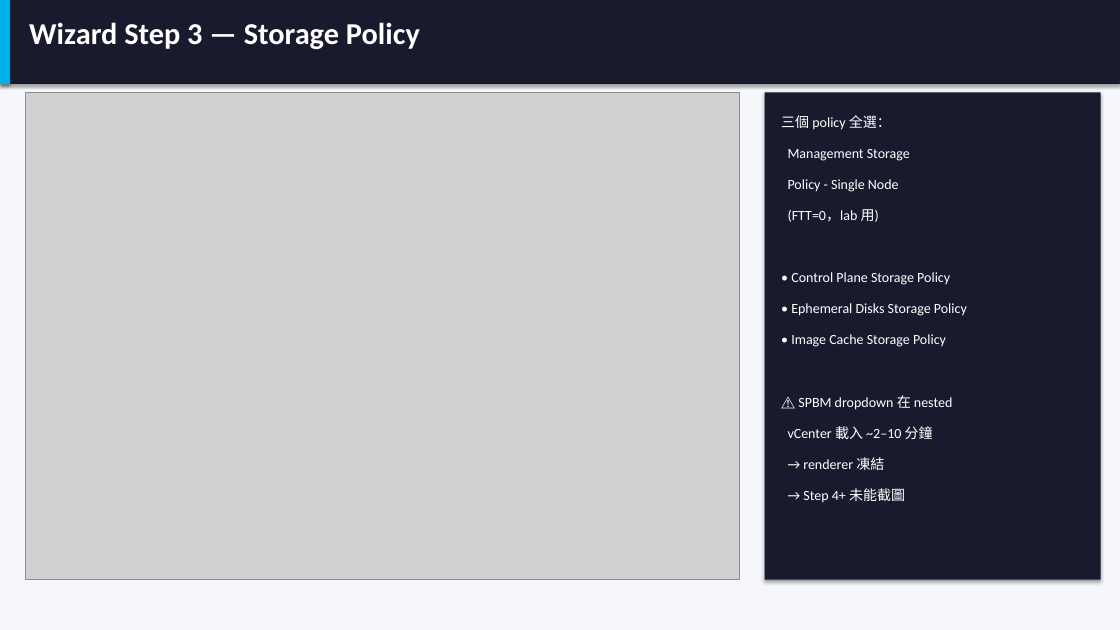
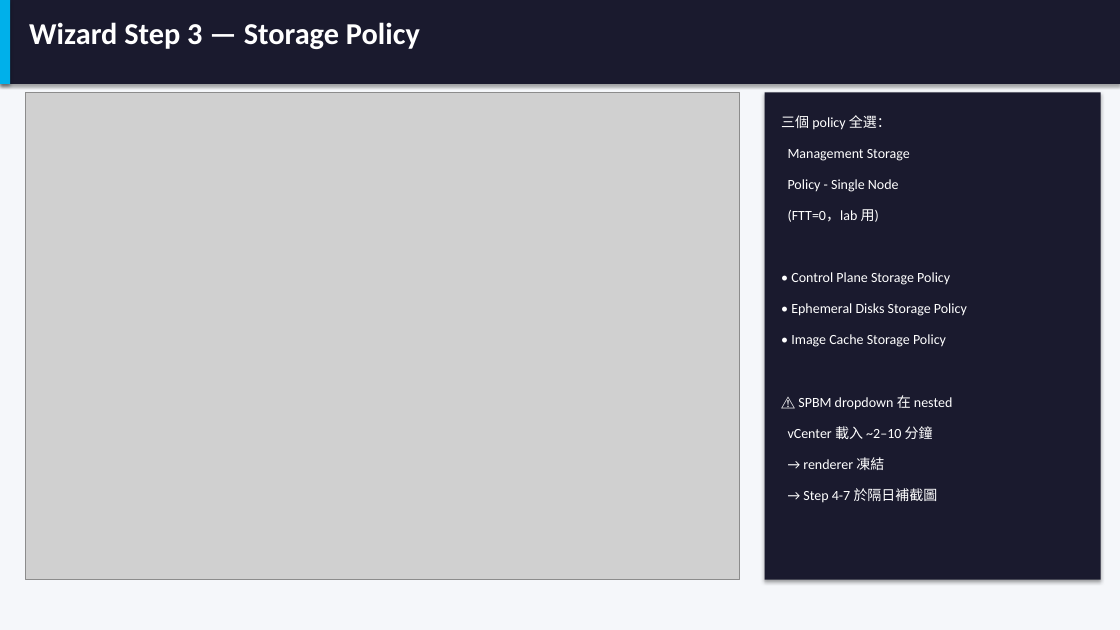
Before and after one commit to kostenyang/vcf9.1vks, a slide deck: slide 12 of VKS-on-VCF91.pptx. Drawn at 1120x630 pixels with LibreOffice and Linux fonts; fonts in the diff are those of the drawing; grey boxes stand for pictures. Boxes give left, top, right and bottom in pixels: in the first picture for what was removed or moved away, otherwise in the second. Text is boxed around its words. In the diff, an @@ line names an element or a change of style, - is before the commit and + after.

```diff
--- a/VKS-on-VCF91.pptx
+++ b/VKS-on-VCF91.pptx
@@ text at [803,488,938,503]: text changed @@
-→ Step 4+ 未能截圖
+→ Step 4-7 於隔日補截圖
```
Also in this commit, not shown: 2 other slides changed, 4 slides added, 1 slide removed, 8 other files.
